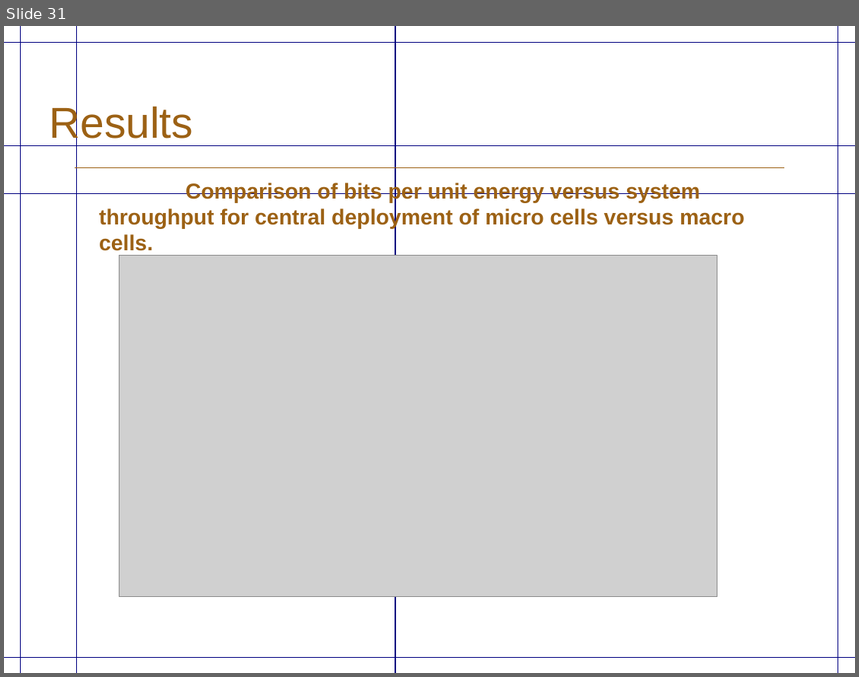
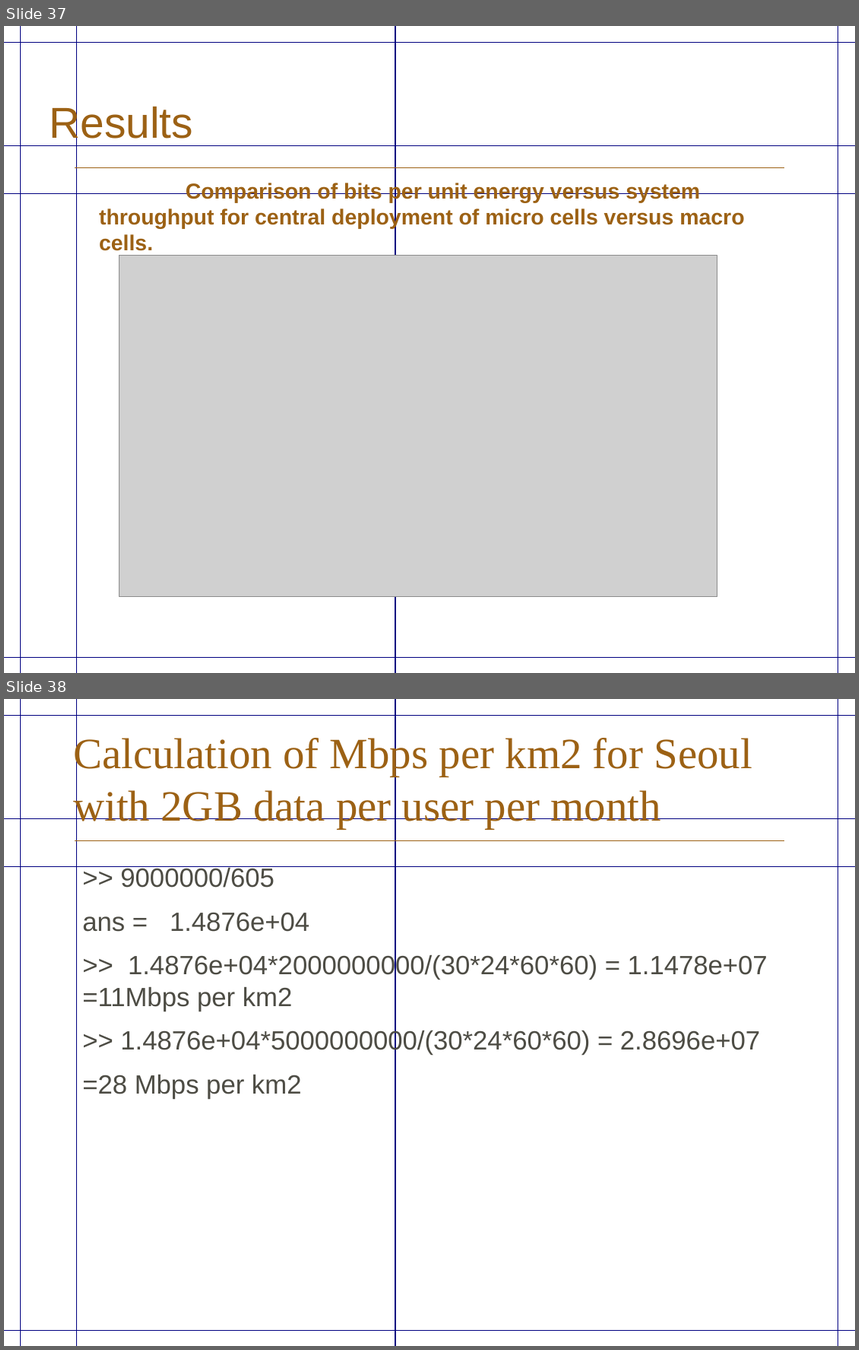
Before and after one commit to sharmakoustubh/Thesis, a slide deck: PresentationKoustubh_version1.pptx. Shown one above the other, each under a label of ours: slide 31 before the commit, slides 37 and 38 after it. The pictures are 859x677 and 859x1350 pixels, drawn with LibreOffice and Linux fonts; fonts in the diff are those of the drawing; grey boxes stand for pictures; background and template pictures are left out. Boxes give left, top, right and bottom in pixels: in the first picture for what was removed or moved away, otherwise in the second. Text is boxed around its words. In the diff, an @@ line names an element or a change of style, - is before the commit and + after.

```diff
--- a/PresentationKoustubh_version1.pptx
+++ b/PresentationKoustubh_version1.pptx
@@ slide 38 added at [4,699,855,1346], background #FFFFFF; not listed: 9 template elements that a slide beside it also shows @@
@@ title added at [73,735,752,828], 36 pt, text #9C6114 @@
+Calculation of Mbps per km2 for Seoul with 2GB data per user per month
@@ text added at [82,866,768,1099], 22 pt, text #4D4C44 @@
+>> 9000000/605
+ans = 1.4876e+04
+>> 1.4876e+04*2000000000/(30*24*60*60) = 1.1478e+07 =11Mbps per km2
+>> 1.4876e+04*5000000000/(30*24*60*60) = 2.8696e+07
+=28 Mbps per km2
@@ what was slide 31 is now slide 37 @@
```
Also in this commit, not shown: 7 slides changed, 1 other file.
